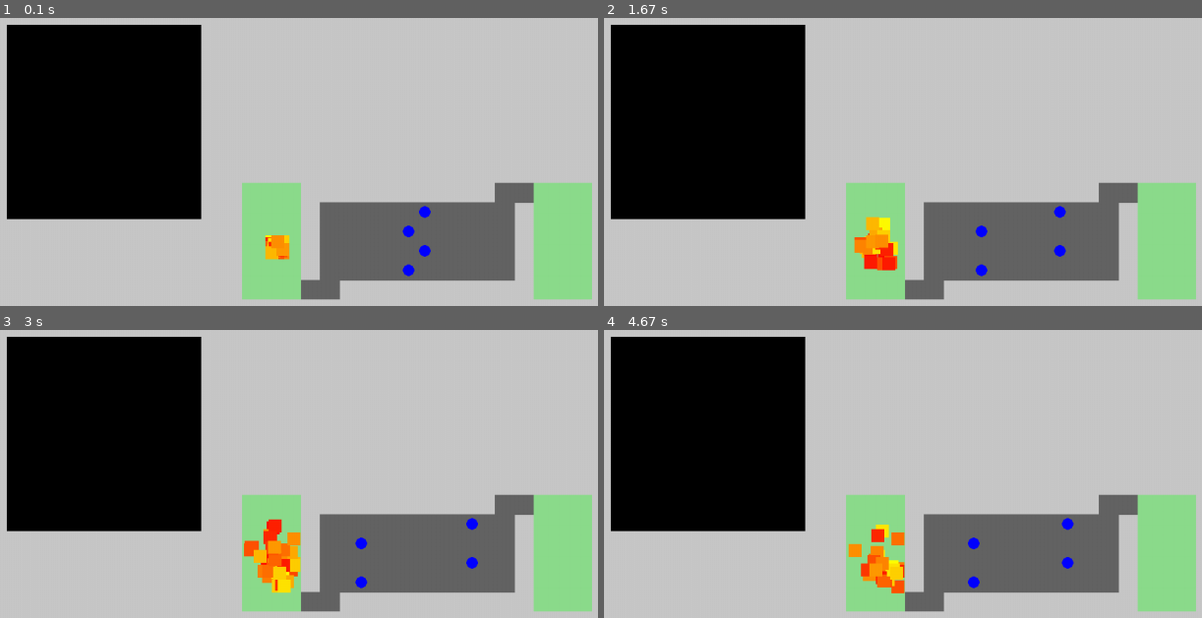
Above: before the commit, frames 1-4 (two rows, left to right).
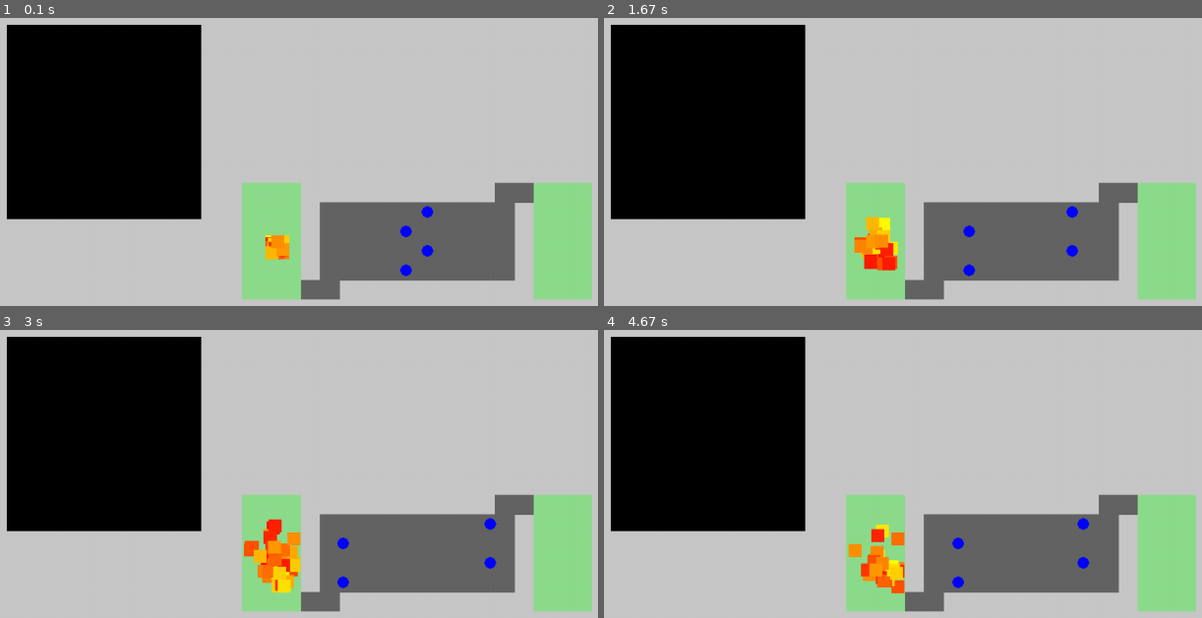
Above: after the commit, the same moments.

Repository: carolineap/hardest-pygame-ever
Game: pygame game, started from simulation.py
The game is run twice, just before and just after one commit, with the same random seed, the same clock (stepped at 60 frames per second) and the same inputs.
Inputs:
- Up to frame 1 (0.1 s): no input
- Up to frame 2 (1.67 s): no input
- Up to frame 3 (3 s): no input
- Up to frame 4 (4.67 s): no input

The runs differ from the first frame. In frame 1, 0.2% of the frame differs, in the area x 66-73%, y 65-90%; in frame 2, 0.5%; in frame 3, 0.5%, in the area x 56-84%, y 65-90%; in frame 4, 0.5%.

Commit message:
Change crossover point, add weighted shuffle for parents selection, change poison logic

Diff:
--- a/simulation_exchange_entire_population.py
+++ b/simulation_exchange_entire_population.py
@@ -3,11 +3,11 @@
 import random
 
 def simulate_game():
-	population_size = 100
+	population_size = 150
 	max_iterations = 2000
-	best = None
-	worst = None
-	state_size = 15 #aumenta o tamanho do cromossomo gradativamente, cinco estados a cada cinco gerações
+
+	state_size = 30 #aumenta o tamanho do cromossomo gradativamente, cinco estados a cada cinco gerações
+	crossover_pos = 1
 	i = 0
 	j = 0
 
@@ -22,7 +22,8 @@
 		d = int(state_size/2) #max number of repetitions
 
 		print("Starting simulation of generation " + str(j), state_size)
-
+		best = None
+		worst = None
 		results = app.run([individual.state[:state_size] for individual in population], (state_size))
 
 		for i in range(len(population)):
@@ -43,8 +44,10 @@
 		new_population = []
 
 		parents_selection = ga.selection(population)
+		change_point = 0
 		for i in range(int(len(parents_selection)/2)):
-			new_ind_1_crom, new_ind_2_crom = ga.crossover(parents_selection[i].state, parents_selection[i+1].state, state_size - 10)
+			change_point += int(crossover_pos)
+			new_ind_1_crom, new_ind_2_crom = ga.crossover(parents_selection[2*i].state, parents_selection[(2*i)+1].state, state_size - change_point)
 			new_population.append(ga.Individual(new_ind_1_crom))
 			new_population.append(ga.Individual(new_ind_2_crom))
 			#new_population.append(ga.Individual(ga.mutation(ind1.state, ind1.action_best_position-2, d))) #tenta fazer mutação bem perto da melhor posição
@@ -54,8 +57,10 @@
 
 		j += 1
 
-		if j%5 == 0:
+		if j%5 == 0 and state_size <= 900:
+			crossover_pos += 0.05
 			state_size += 20
+			print(crossover_pos)
 			population = ga.increase_state(population, state_size, d)
 
 	print(state_size)
--- a/src/App.py
+++ b/src/App.py
@@ -28,7 +28,7 @@
         self.player.set_init_pos(self.level_one.player_init)
         self.player.set_current_level(self.level_one)
 
-        enemy_mov_period = 2
+        enemy_mov_period = 1.5
         self.enemies = [
             Enemy(self.level_one.enemies_init[i], self.level_one.enemies_init_direct[i], 'h', enemy_mov_period,
                   self.level_one.enemies_trajectory[i][0], self.level_one.enemies_trajectory[i][1])
--- a/src/AppSimulation.py
+++ b/src/AppSimulation.py
@@ -56,13 +56,12 @@
             not_dead = False
 
             for j in range(len(self.players)):
-
                 if not self.players[j].dead:
                     not_dead = True
                     self.input_loop(actions[j][i])
 
                     results[j][0] = self.exec_loop(s_dt, j) #win
-                    results[j][3] = self.level_one.poison_player(self.players[j])
+                    results[j][3] = max(results[j][3] + self.level_one.poison_player(self.players[j]), 0)
 
                     if results[j][1] > self.level_one.distance(self.players[j]):
                         results[j][1] = self.level_one.distance(self.players[j]) #get value and action for best position (closest to the goal)
@@ -72,6 +71,7 @@
                 break
             if self.display:
                 self.render_loop()
+
 
         return results
 
@@ -105,7 +105,7 @@
             player.set_current_level(self.level_one)
             player.set_dead(False)
 
-        enemy_mov_period = 2
+        enemy_mov_period = 1.5
         self.enemies = [
             Enemy(self.level_one.enemies_init[i], self.level_one.enemies_init_direct[i], 'h', enemy_mov_period,
                   self.level_one.enemies_trajectory[i][0], self.level_one.enemies_trajectory[i][1])
--- a/src/LevelOne.py
+++ b/src/LevelOne.py
@@ -147,11 +147,11 @@
 
     def poison_player(self, player):
         if self.init_area.contains(player.get_rect()):
-            player.poison = min(player.poison + 0.1, 600)
+            poison = 0.1
         else:
-            player.poison = max(player.poison - 0.5, 0)
+            poison = -100
 
-        return player.poison
+        return poison
 
     def distance(self, player):
         if self.init_area.contains(player.get_rect()):
